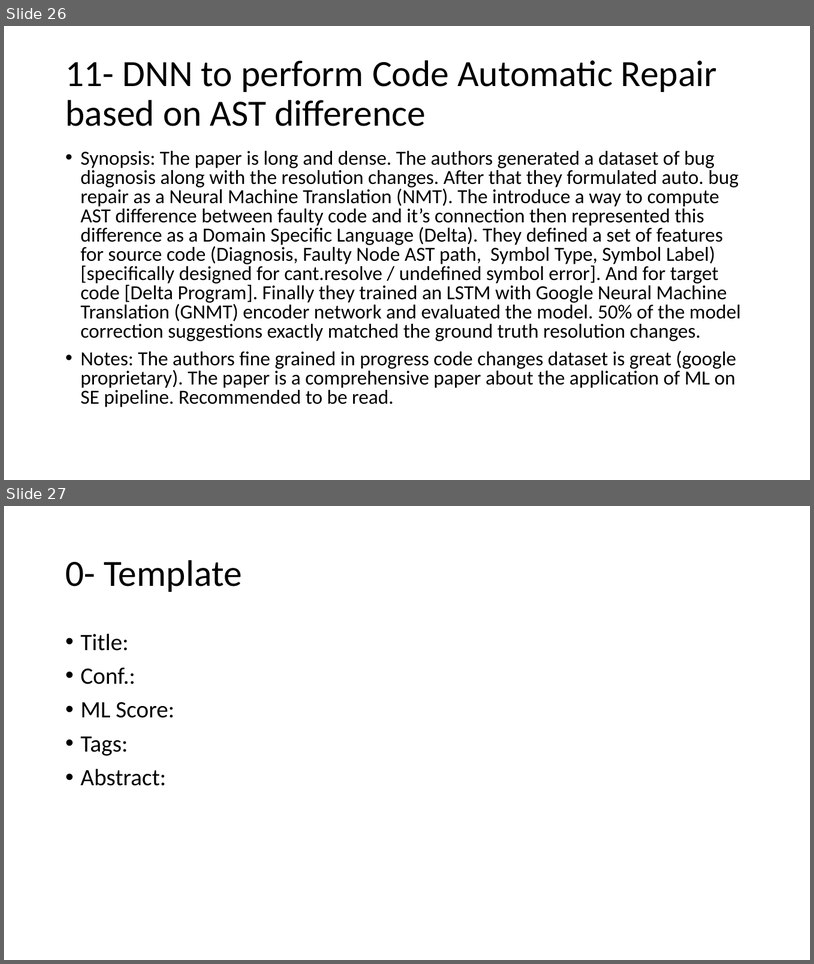
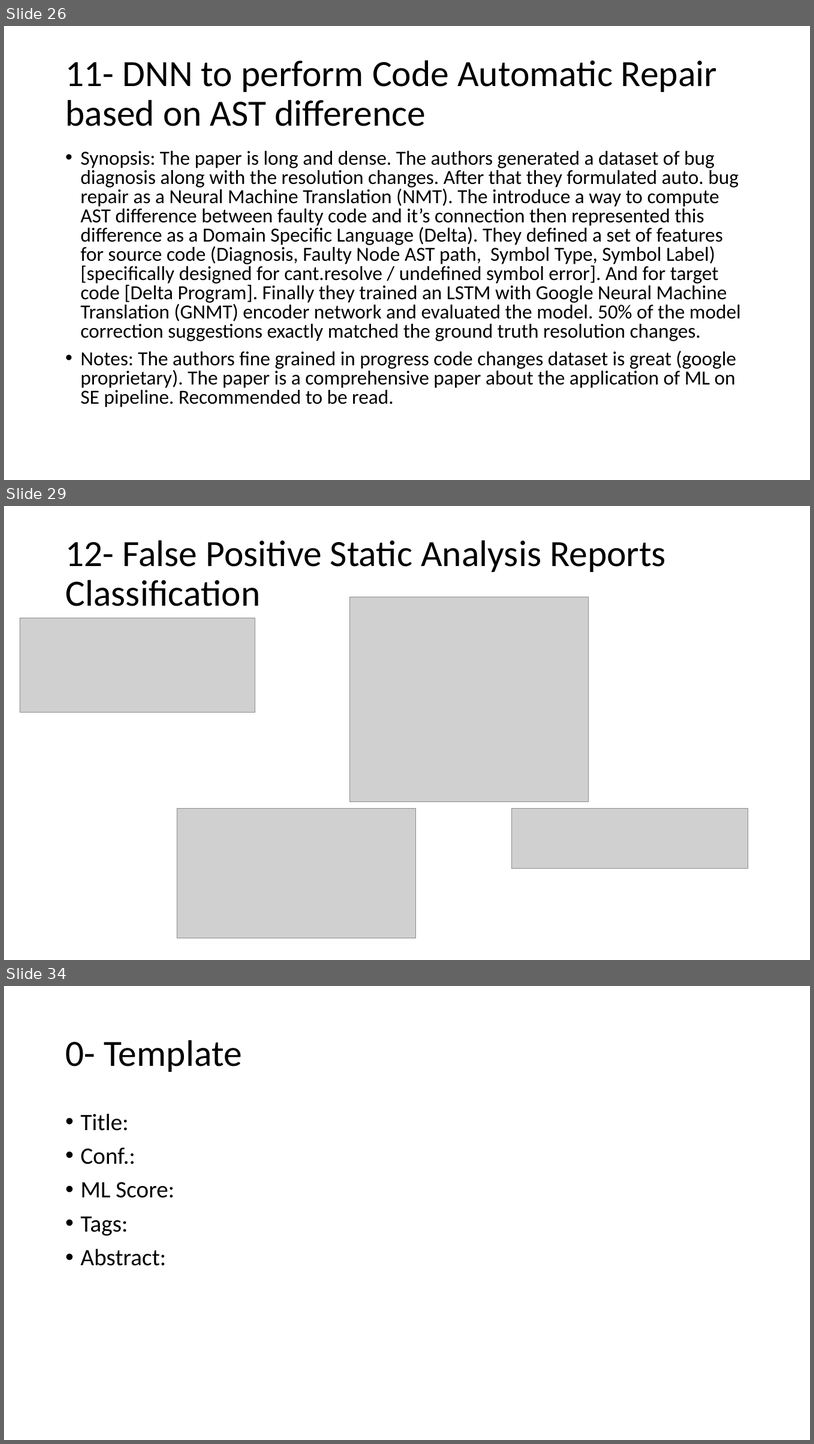
Before and after one commit to AhmadM-DL/SEML, a slide deck: SEML.pptx. Shown one above the other, each under a label of ours: slides 26 and 27 before the commit, slides 26, 29 and 34 after it; the slides between them are not shown. The pictures are 814x964 and 814x1444 pixels, drawn with LibreOffice and Linux fonts; fonts in the diff are those of the drawing; grey boxes stand for pictures. Boxes give left, top, right and bottom in pixels: in the first picture for what was removed or moved away, otherwise in the second. Text is boxed around its words. In the diff, an @@ line names an element or a change of style, - is before the commit and + after.

```diff
--- a/SEML.pptx
+++ b/SEML.pptx
@@ slide 29 added at [4, 506, 810, 960], background #FFFFFF @@
@@ title added at [65, 540, 666, 606], 44 pt, text #000000 @@
+12- False Positive Static Analysis Reports Classification
@@ picture added at [350, 597, 589, 802] @@
@@ picture added at [20, 618, 255, 712] @@
@@ picture added at [177, 808, 416, 937] @@
@@ picture added at [512, 808, 749, 868] @@
@@ what was slide 27 is now slide 34 @@
```
Also in this commit, not shown: 6 other slides added, 1 other file.
